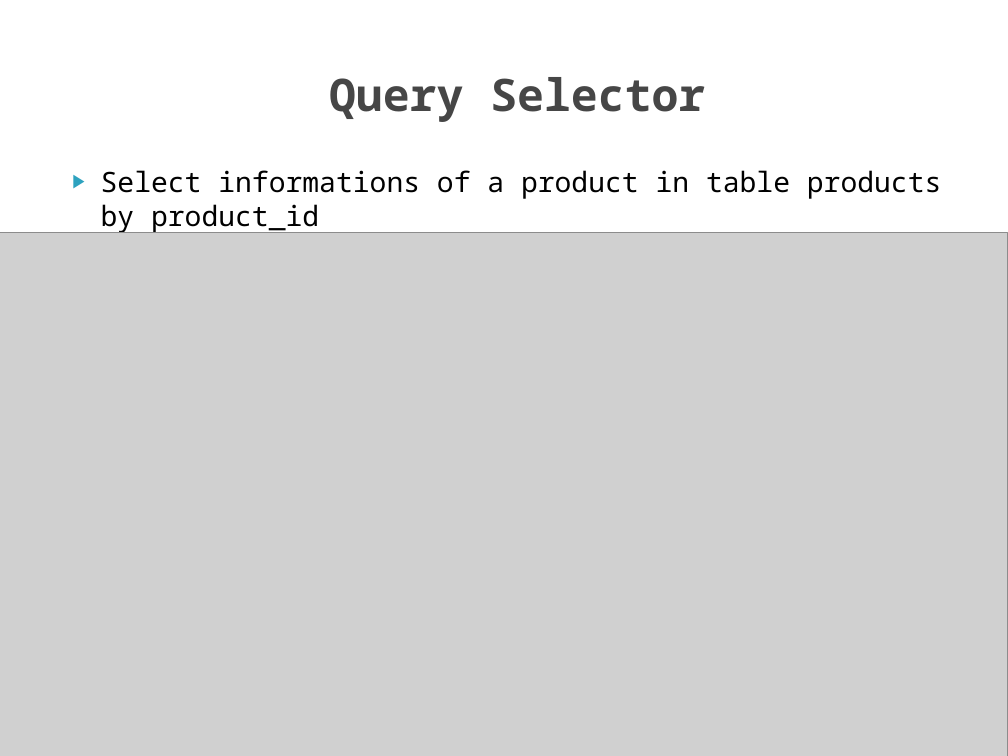
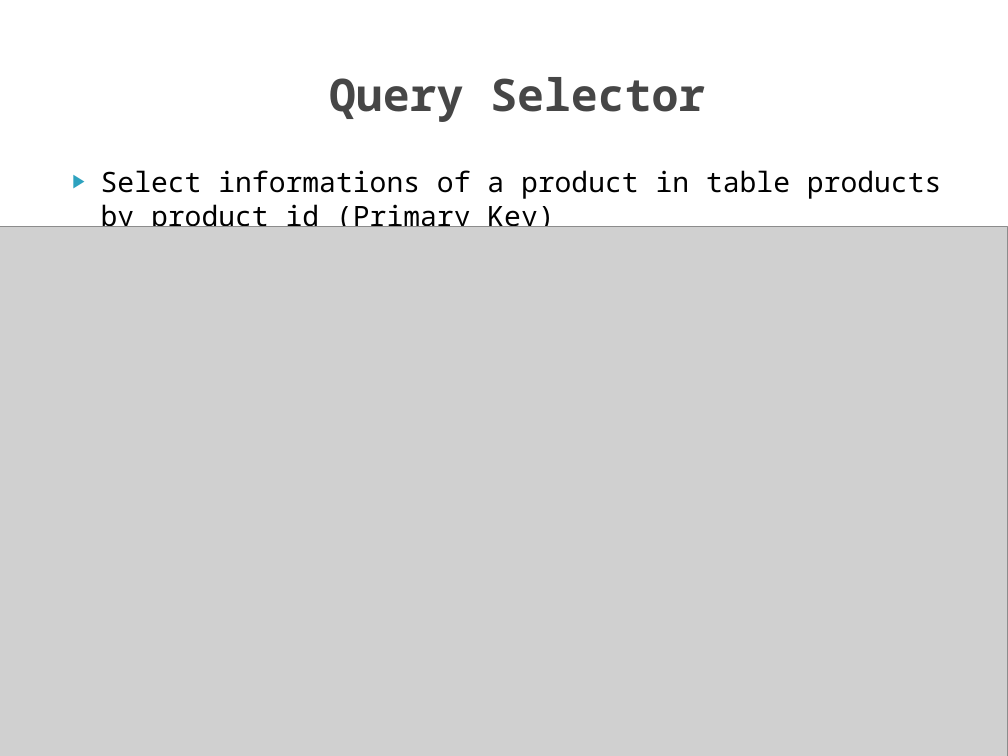
Before and after one commit to iamvucms/SICT, a slide deck: slide 5 of SQL/Project1_database_design_and_query.pptx. Drawn at 1008x756 pixels with LibreOffice and Linux fonts; fonts in the diff are those of the drawing; grey boxes stand for pictures; background and template pictures are left out. Boxes give left, top, right and bottom in pixels: in the first picture for what was removed or moved away, otherwise in the second. Text is boxed around its words. In the diff, an @@ line names an element or a change of style, - is before the commit and + after.

```diff
--- a/SQL/Project1_database_design_and_query.pptx
+++ b/SQL/Project1_database_design_and_query.pptx
@@ text at (101, 170, 942, 233): text changed @@
-▶ Select informations of a product in table products by product_id
+▶ Select informations of a product in table products by product_id (Primary Key)
@@ picture: place and size @@
-picture at (0, 233, 1008, 756)
+picture at (0, 227, 1008, 756)
```
Also in this commit, not shown: 4 other slides changed.
